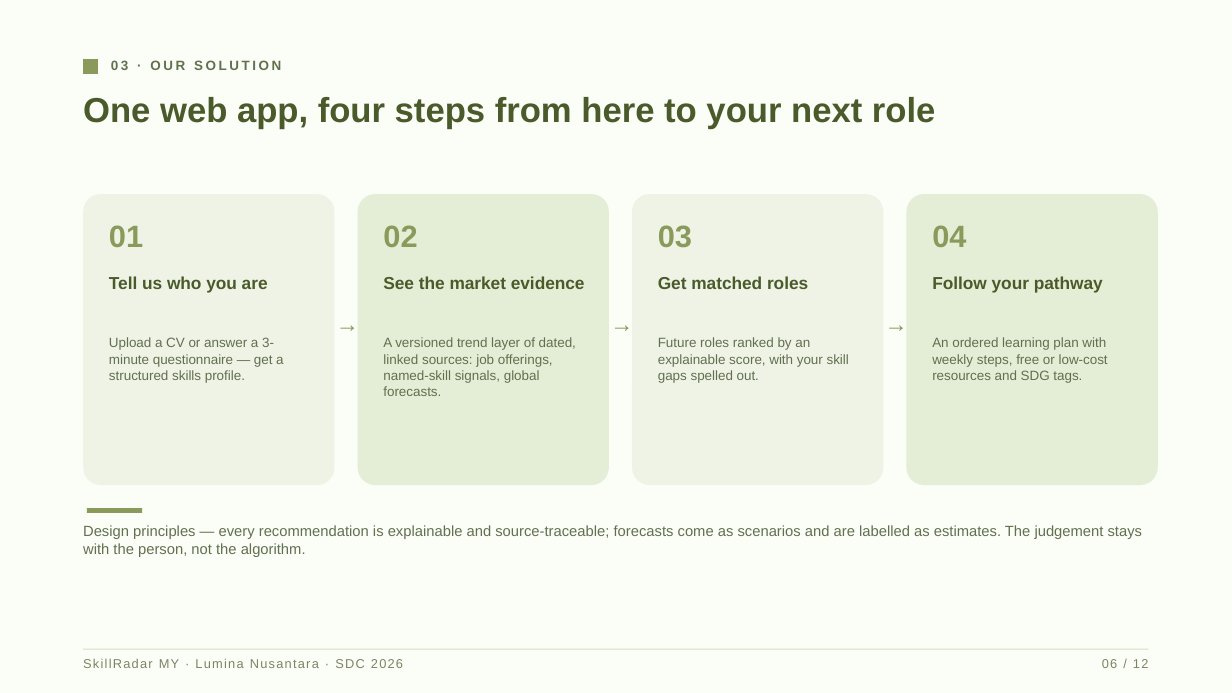
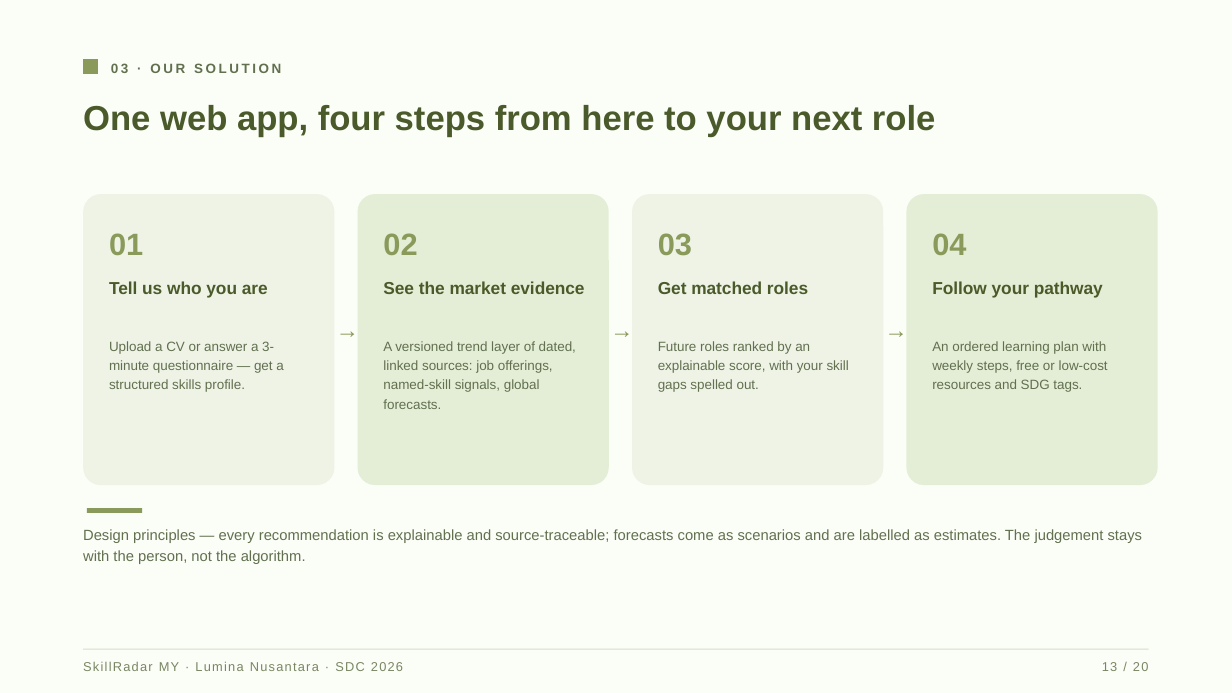
Before and after one commit to douyinlin/sdc2026-lumina-nusantara, a slide deck: slide 13 of submission/SDC2026_LuminaNusantara_SlideDeck.pptx (slide 6 before the commit). Drawn at 1232x693 pixels with LibreOffice and Linux fonts; fonts in the diff are those of the drawing. Boxes give left, top, right and bottom in pixels: in the first picture for what was removed or moved away, otherwise in the second. Text is boxed around its words. In the diff, an @@ line names an element or a change of style, - is before the commit and + after.

```diff
--- a/submission/SDC2026_LuminaNusantara_SlideDeck.pptx
+++ b/submission/SDC2026_LuminaNusantara_SlideDeck.pptx
@@ line spacing 1 to 1.2 in 19 elements at (x1=111, y1=63, x2=281, y2=73), (x1=83, y1=105, x2=935, y2=137), (x1=109, y1=233, x2=143, y2=255), (x1=109, y1=281, x2=268, y2=297), (x1=109, y1=341, x2=283, y2=392), (x1=383, y1=233, x2=417, y2=255), (x1=383, y1=281, x2=585, y2=294), (x1=383, y1=341, x2=576, y2=409), (x1=658, y1=233, x2=692, y2=256), (x1=658, y1=281, x2=808, y2=294), (x1=658, y1=341, x2=849, y2=392), (x1=932, y1=233, x2=966, y2=255), (x1=932, y1=281, x2=1103, y2=297), (x1=932, y1=341, x2=1108, y2=392), (x1=83, y1=529, x2=1142, y2=564), (x1=83, y1=661, x2=403, y2=671), (x1=335, y1=310, x2=360, y2=356), (x1=609, y1=310, x2=635, y2=356), (x1=884, y1=310, x2=909, y2=356) @@
@@ text at (x1=1102, y1=662, x2=1149, y2=671): text changed @@
-06 / 12
+13 / 20
```
Also in this commit, not shown: 11 other slides changed, 8 slides added, 3 other files.
